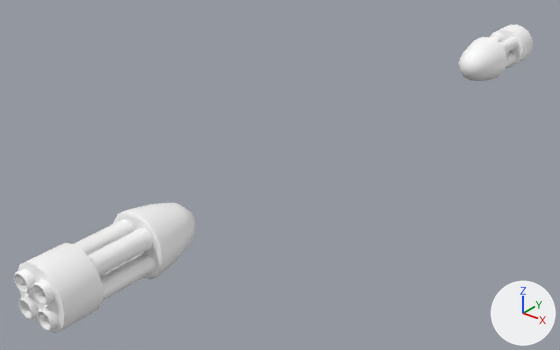
A saved change to the FBX model Model/Drone/vr_drone_arm.fbx.
Before and after are seen from a 50 mm lens placed at (0.841, -1.322, 1.378), pointed at (-0.104, -0.141, 0.646). Every picture has the same lights, and +X, +Y and +Z are marked at lower right. Where no turn or scale is listed for an object, it has been applied to the vertices.

Script lines for the objects in view, before the commit:
```python
me_mesh = bpy.data.meshes.new('Mesh')
me_mesh.from_pydata(...)  # 604 vertices, 1216 faces; spans x -0.06..0.06, y -0.157..0.157, z -0.06..0.06
me_mesh.materials.append(mat_dorountexture)  # its picture is missing
me_mesh_001 = bpy.data.meshes.new('Mesh.001')
me_mesh_001.from_pydata(...)  # 604 vertices, 1216 faces; spans x -0.06..0.06, y -0.157..0.157, z -0.06..0.06
me_mesh_001.materials.append(mat_dorountexture)  # its picture is missing
ob_l_gun1 = bpy.data.objects.new('L_gun1', me_mesh_001)
ob_l_gun1.location = (0.0, -0.674, 0.739)
ob_r_gun1 = bpy.data.objects.new('R_gun1', me_mesh)
ob_r_gun1.location = (0.0, 0.673, 0.739)
```
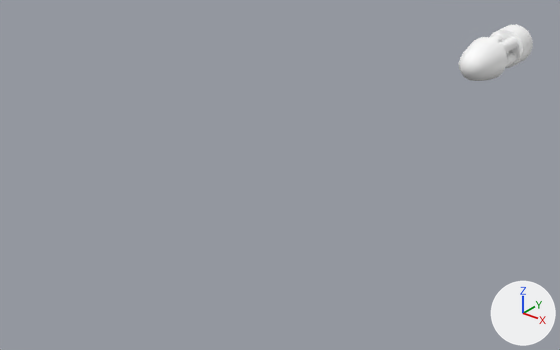
Diff of the bpy script that builds the scene:
```diff
--- a/Model/Drone/vr_drone_arm.fbx.py
+++ b/Model/Drone/vr_drone_arm.fbx.py
@@ ob_l_gun1 @@
-ob_l_gun1 = bpy.data.objects.new('L_gun1', me_mesh_001)
-ob_l_gun1.location = (0.0, -0.674, 0.739)
```

Boxes (x1, y1, x2, y2) around the edits, measured in the pictures (560 x 350 px):
'L_gun1', deleted: before (14, 203, 196, 333)
